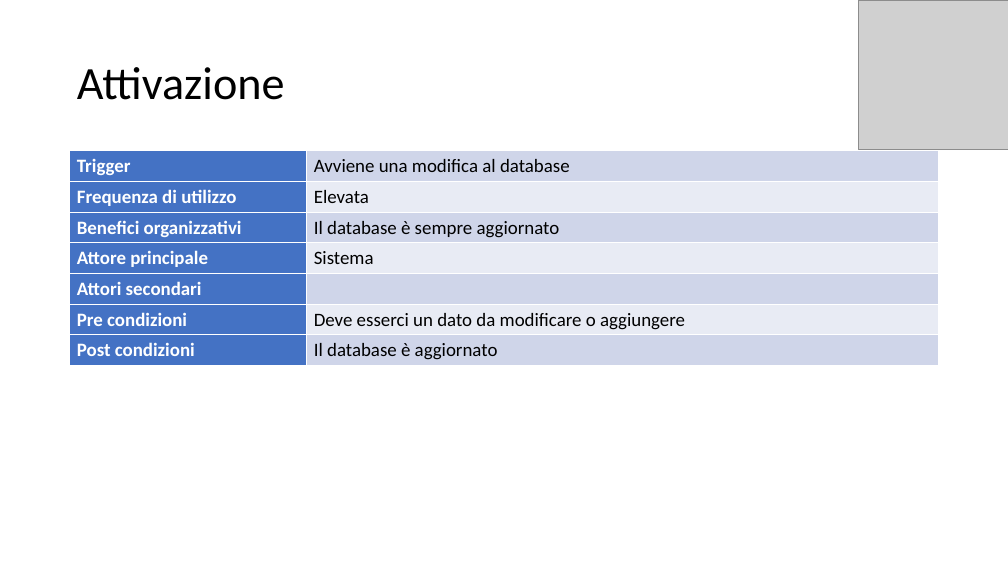
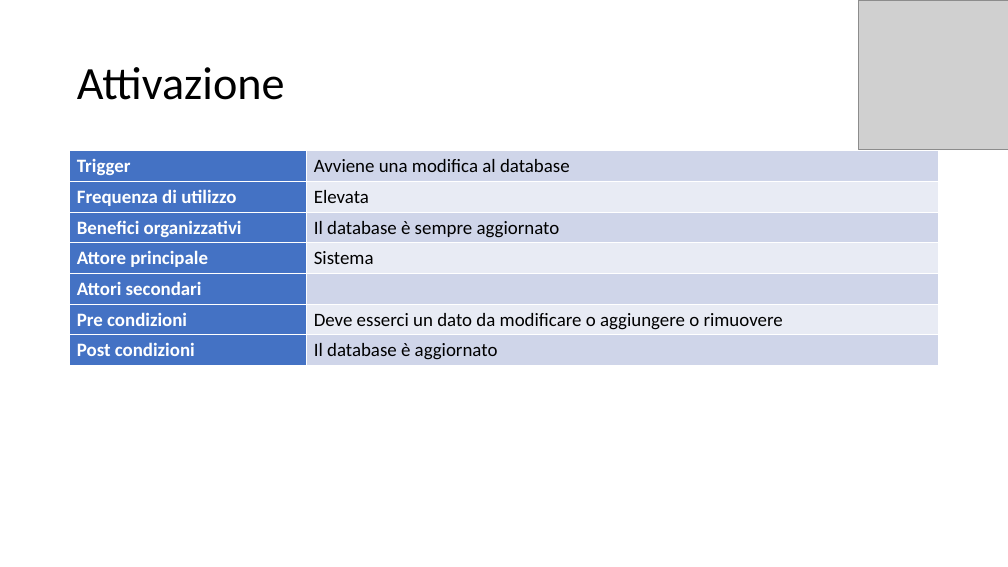
Before and after one commit to itsar19-20/quiz, a slide deck: slide 3 of docs/UseCaseApp/Sistema/UseCaseGestioneDatabase.pptx. Drawn at 1008x567 pixels with LibreOffice and Linux fonts; fonts in the diff are those of the drawing; grey boxes stand for pictures. Boxes give left, top, right and bottom in pixels: in the first picture for what was removed or moved away, otherwise in the second. Text is boxed around its words. In the diff, an @@ line names an element or a change of style, - is before the commit and + after.

```diff
--- a/docs/UseCaseApp/Sistema/UseCaseGestioneDatabase.pptx
+++ b/docs/UseCaseApp/Sistema/UseCaseGestioneDatabase.pptx
@@ table at (70,151,939,366) @@
-row 6, column 2: Deve esserci un dato da modificare o aggiungere
+row 6, column 2: Deve esserci un dato da modificare o aggiungere o rimuovere
```
Also in this commit, not shown: 4 other files.
